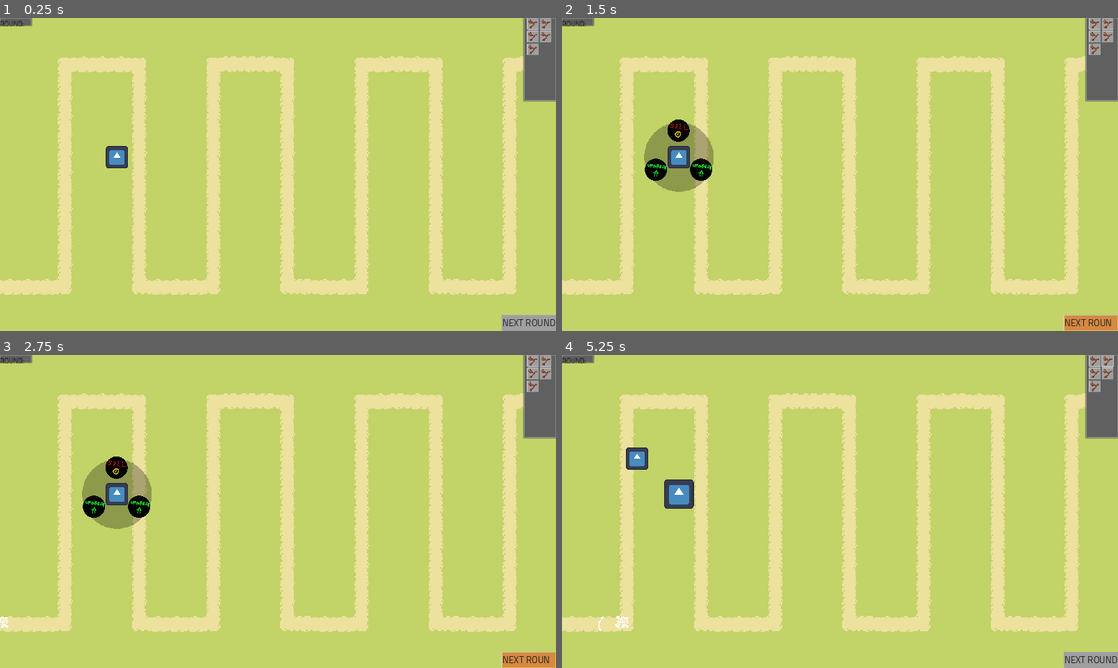
Above: before the commit, frames 1-4 (two rows, left to right).
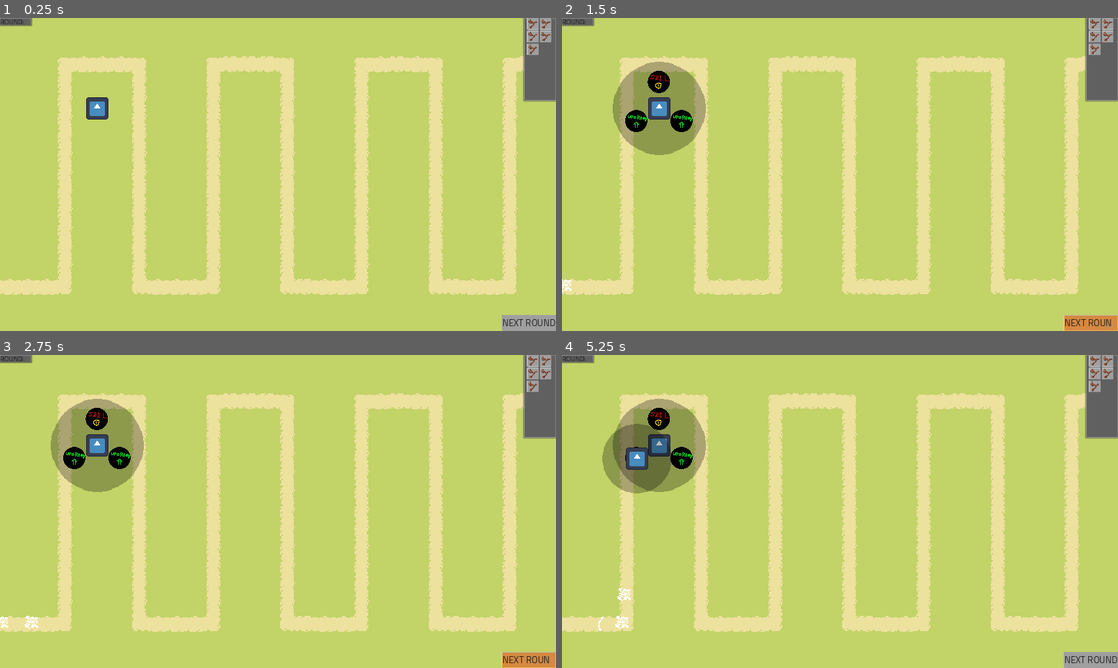
Above: after the commit, the same moments.

Repository: MindVisceral/BoneTD
Game: Godot game, scene res://Levels/Level1/Level1.tscn
Same seed, same stepped clock (60 frames per second), same inputs: the game is played once before the commit and once after it. This scene is started directly instead of the project's main scene. The engine's default icon, where the game draws it, is replaced by a stand-in: a white triangle on a blue panel in a dark square.
Inputs (mouse positions are in pixels of both pictures, inside the frame that each line leads up to; where the layout moved, square brackets give the same spot in the first picture):
- Up to frame 1 (0.25 s): no input
- Up to frame 2 (1.5 s): click (662, 108) [678, 155] at 0.5 s; click "NEXT ROUND" at 1.25 s
- Up to frame 3 (2.75 s): click "NEXT ROUND" at 2 s
- Up to frame 4 (5.25 s): click (684, 458) [701, 508] at 2.75 s; click (1095, 361) at 3.5 s; click (1106, 361) at 4.25 s; click (634, 458) at 5.02 s

The runs differ from the first frame. In frame 1, 0.6% of the frame differs, in the area x 0-23%, y 0-48%; in frame 2, 4.9%; in frame 3, 4.9%, in the area x 0-28%, y 0-88%; in frame 4, 4.5%.
Error after the commit: Cannot call method 'instantiate' on a null value. (res://Entities/Towers/BaseTower/BaseTower.gd:415)

Commit message:
Tower's Enemy prediction system - prototype

Diff:
--- a/Entities/Enemies/BaseEnemy/BaseEnemy.gd
+++ b/Entities/Enemies/BaseEnemy/BaseEnemy.gd
@@ -39,6 +39,21 @@
 
 
 ###-------------------------------------------------------------------------###
+##### Regular variables
+###-------------------------------------------------------------------------###
+
+## The Enemy's position last frame. Used to calculate the 'direction' variable.
+var position_last_frame: Vector2
+
+## The Enemy's direction of movement. Required for the right Enemy 'rotation' sprite to be used.
+var direction: Vector2 = Vector2.ZERO
+
+## The Enemy's velocity. Used, along with the 'direction' variable, by Towers to predict
+## the Enemy's position. This allows Towers that shoot projectiles to hit Enemies more reliably.
+var velocity: Vector2 = Vector2.ZERO
+
+
+###-------------------------------------------------------------------------###
 ##### Misc. variables
 ###-------------------------------------------------------------------------###
 
@@ -47,18 +62,48 @@
 var enemy_wave: BaseWave
 
 
+###-------------------------------------------------------------------------###
+##### Setup functions
+###-------------------------------------------------------------------------###
+
 func _ready() -> void:
 	apply_stats()
+
+	## Update 'position_last_frame' variable.
+	position_last_frame = self.global_position
 
 ## When this Enemy is ready, apply their Exported Stats to Actual Stats
 func apply_stats() -> void:
 	current_health = max_health
 
 
+###-------------------------------------------------------------------------###
+##### Movement
+###-------------------------------------------------------------------------###
+
+## The Enemy's movement behaviour.
 func _physics_process(delta: float) -> void:
 	## Move the Enemy along the Level's path
 	progress += speed * delta
 
+	## Calculate the Enemy's movement direction (and velocity).
+	## To get 'direction', we create a Vector2 out of
+	## the Enemy's current position and their position last frame.
+	#
+	## Find the 'direction' vector, which is just a vector
+	## pointing from position_last_frame to position_this_frame
+	direction = self.global_position - position_last_frame
+	direction.normalized()
+
+	## HERE: I'm not sure if this even works!
+	## Calculate velocity from the Enemy's direction and speed, taking delta into account.
+	## NOTE: That part in parentheses must be the same as the Enemy's 'progress' line above.
+	#velocity = direction * (speed * delta)
+	velocity = direction * speed
+	print("Enemy velocity: ", velocity)
+
+
+	## NOTE, HERE: This is checked every frame, so performance may take a hit.
 	## When the Enemy reaches the end of the Path...
 	if is_equal_approx(progress_ratio, 1):
 		## Player loses health equal to this Enemy's damage value.
@@ -68,6 +113,27 @@
 		death()
 
 
+	## Update 'position_last_frame' so it can be used next frame.
+	position_last_frame = self.global_position
+
+
+###-------------------------------------------------------------------------###
+##### Visuals
+###-------------------------------------------------------------------------###
+
+## Enemy's visual updates.
+func _process(delta: float) -> void:
+	update_sprite()
+
+## Use the right sprite depending on the Enemy's movement direction.
+func update_sprite() -> void:
+	pass
+
+
+###-------------------------------------------------------------------------###
+##### Taking damage and death
+###-------------------------------------------------------------------------###
+
 ## This Enemy has been hit, time to take some Damage
 func receive_DamageData(damageData: DamageData) -> void:
 	## Lose some Health
@@ -76,6 +142,7 @@
 	## If health is all gone, time to die.
 	if current_health <= 0:
 		death()
+
 
 
 ## Make the Enemy die
--- a/Entities/Towers/BaseTower/BaseTower.gd
+++ b/Entities/Towers/BaseTower/BaseTower.gd
@@ -225,13 +225,26 @@
 
 	## NOTE: I'm not sure what point this 'tower_rotates_to_enemy' variable serves.
 
+	## NOTE: All of this should be rewritten so Towers are always pointing at the nearest Enemy
+
 
 	## If this Tower is set to rotate to look at the Enemy,
 	## get the angle between the Tower and its Target (in radians).
 	## The Bullet will inherit the Tower's rotation.
 	if tower_rotates_to_enemy == true:
+		## HERE: TEMPORARY - a prototype for shootng where the Enemy will be, not where they are
+		## We need the distance between this Tower and the Target for better predictions
+		var distance_to_target: float = \
+			self.global_position.distance_to(current_target.global_position)
+
+
 		angle_to_current_target = \
-			self.global_position.angle_to_point(current_target.global_position)
+			#self.global_position.angle_to_point(current_target.global_position)
+
+
+			## HERE: TEMPORARY - a prototype for shootng where the Enemy will be, not where they are
+			self.global_position.angle_to_point(current_target.global_position + \
+				current_target.velocity * (distance_to_target / bullet_speed))
 
 
 	## Otherwise get the angle between the Tower's BulletSpawnPoint and its Target (in radians).
--- /dev/null
+++ b/Entities/Towers/GunTurret/GunTurret.tscn
@@ -0,0 +1,22 @@
+[gd_scene load_steps=3 format=3 uid="uid://sgh3hg5h60t7"]
+
+[ext_resource type="PackedScene" uid="uid://u1qyk1m1yco0" path="res://Entities/Towers/BaseTower/BaseTower.tscn" id="1_spxrn"]
+
+[sub_resource type="CircleShape2D" id="CircleShape2D_jcc3p"]
+radius = 40.0
+
+[node name="GunTurret" instance=ExtResource("1_spxrn")]
+shot_delay = 2.5
+
+[node name="TowerRangeVisuals" parent="." index="0"]
+visible = true
+scale = Vector2(0.625, 0.625)
+
+[node name="Collider" parent="TowerRange" index="0"]
+shape = SubResource("CircleShape2D_jcc3p")
+
+[node name="ShotDelayTimer" parent="." index="5"]
+wait_time = 2.5
+
+[editable path="RadialTowerSelection"]
+[editable path="TowerRange"]
--- a/Levels/Level1/Level1.tscn
+++ b/Levels/Level1/Level1.tscn
@@ -1,12 +1,13 @@
-[gd_scene load_steps=19 format=3 uid="uid://iq4hunaccf0"]
+[gd_scene load_steps=20 format=3 uid="uid://iq4hunaccf0"]
 
 [ext_resource type="Texture2D" uid="uid://il6gwq8g1ja1" path="res://Levels/Level1/level1_tileset.png" id="1_4wrf1"]
 [ext_resource type="PackedScene" uid="uid://deff34inq0ldo" path="res://Levels/LevelStats.tscn" id="1_luyuo"]
 [ext_resource type="PackedScene" uid="uid://xau7xbcers41" path="res://Levels/RoundHandler.tscn" id="2_7b7bi"]
 [ext_resource type="PackedScene" uid="uid://5q3j0jjqbwtm" path="res://Levels/Rounds/BaseRound.tscn" id="3_gmuuh"]
 [ext_resource type="PackedScene" uid="uid://ixusat1leq8h" path="res://Levels/TowerHandler.tscn" id="4_6772l"]
-[ext_resource type="PackedScene" uid="uid://cqmttjx0vrf5k" path="res://Entities/Towers/StickGuy/StickGuy.tscn" id="5_0yo07"]
 [ext_resource type="PackedScene" uid="uid://cbdr67v8qd072" path="res://Entities/Towers/StickGuy/StickGuySelectButton.tscn" id="6_4qvdn"]
+[ext_resource type="PackedScene" uid="uid://3ob5n3fq12o6" path="res://Entities/Enemies/CarpalsEnemy/CarpalsEnemy.tscn" id="7_pr6bl"]
+[ext_resource type="PackedScene" uid="uid://sgh3hg5h60t7" path="res://Entities/Towers/GunTurret/GunTurret.tscn" id="7_yjany"]
 
 [sub_resource type="NavigationPolygon" id="NavigationPolygon_2vxpa"]
 vertices = PackedVector2Array(8, 8, -8, 8, -8, -8, 8, -8)
@@ -452,16 +453,23 @@
 number_of_rounds = 3
 
 [node name="BaseRound" parent="RoundHandler" instance=ExtResource("3_gmuuh")]
+waves_in_order = Array[int]([0])
 
 [node name="TowerHandler" parent="." instance=ExtResource("4_6772l")]
 
-[node name="StickGuy" parent="TowerHandler" node_paths=PackedStringArray("tower_handler") instance=ExtResource("5_0yo07")]
-position = Vector2(101, 120)
+[node name="BaseTower" parent="TowerHandler" node_paths=PackedStringArray("tower_handler") instance=ExtResource("7_yjany")]
+position = Vector2(84, 78)
 tower_handler = NodePath("..")
+shot_delay = 1.5
+bullet_speed = 100
+bullet_damage = 0
 
 [node name="MovementPath" type="Path2D" parent="."]
 z_index = 1
 curve = SubResource("Curve2D_ja27w")
+
+[node name="CarpalsEnemy" parent="MovementPath" instance=ExtResource("7_pr6bl")]
+position = Vector2(-26, 232)
 
 [node name="LevelCamera" type="Camera2D" parent="."]
 anchor_mode = 0
@@ -490,8 +498,11 @@
 
 [node name="Label" type="Label" parent="GUI/TemporaryGUI/InfoPanel"]
 layout_mode = 1
-offset_right = 68.0
-offset_bottom = 23.0
+anchors_preset = 15
+anchor_right = 1.0
+anchor_bottom = 1.0
+grow_horizontal = 2
+grow_vertical = 2
 text = "ROUND: "
 
 [node name="TowerPlacementUI" type="Panel" parent="GUI/TemporaryGUI"]
--- a/UI/MainMenu/MainMenu.tscn
+++ b/UI/MainMenu/MainMenu.tscn
@@ -60,163 +60,6 @@
 offset_right = 40.0
 offset_bottom = 40.0
 
-[node name="DraggableMainMenu" parent="Menus" instance=ExtResource("1_genn2")]
-custom_minimum_size = Vector2(300, 450)
-layout_mode = 1
-anchor_left = 0.422
-anchor_top = 0.292
-anchor_right = 0.578
-anchor_bottom = 0.708
-offset_left = 793.12
-offset_top = 303.32
-offset_right = 1086.88
-offset_bottom = 736.68
-grow_vertical = 2
-
-[node name="Label" parent="Menus/DraggableMainMenu" index="1"]
-text = "Main Menu"
-
-[node name="DragButtonTop" parent="Menus/DraggableMainMenu" index="2"]
-anchors_preset = -1
-anchor_bottom = 0.067
-offset_bottom = -0.150002
-
-[node name="DragButtonBottom" parent="Menus/DraggableMainMenu" index="3"]
-anchors_preset = -1
-anchor_top = 0.933
-offset_top = 0.149994
-
-[node name="VSubPanelContainer" type="VBoxContainer" parent="Menus/DraggableMainMenu"]
-layout_mode = 1
-anchors_preset = -1
-anchor_right = 1.0
-anchor_bottom = 1.0
-offset_left = 8.0
-offset_top = 33.0
-offset_right = -8.0
-offset_bottom = -33.0
-grow_horizontal = 2
-grow_vertical = 2
-theme_override_constants/separation = 16
-
-[node name="PlayDarkSubPanel" type="Panel" parent="Menus/DraggableMainMenu/VSubPanelContainer"]
-layout_mode = 2
-size_flags_vertical = 3
-size_flags_stretch_ratio = 0.22
-theme_type_variation = &"DarkPanel"
-
-[node name="VBoxContainer" type="VBoxContainer" parent="Menus/DraggableMainMenu/VSubPanelContainer/PlayDarkSubPanel"]
-layout_mode = 1
-anchors_preset = -1
-anchor_right = 1.0
-anchor_bottom = 1.0
-offset_left = 8.0
-offset_top = 8.0
-offset_right = -8.0
-offset_bottom = -8.0
-grow_horizontal = 2
-grow_vertical = 2
-auto_translate = false
-localize_numeral_system = false
-mouse_filter = 2
-
-[node name="PlayButton" type="Button" parent="Menus/DraggableMainMenu/VSubPanelContainer/PlayDarkSubPanel/VBoxContainer"]
-layout_mode = 2
-focus_mode = 0
-theme_type_variation = &"RedButton"
-action_mode = 0
-text = "PLAY"
-
-[node name="OtherDarkSubPanel" type="Panel" parent="Menus/DraggableMainMenu/VSubPanelContainer"]
-layout_mode = 2
-size_flags_vertical = 3
-size_flags_stretch_ratio = 0.7
-theme_type_variation = &"DarkPanel"
-
-[node name="VBoxContainer" type="VBoxContainer" parent="Menus/DraggableMainMenu/VSubPanelContainer/OtherDarkSubPanel"]
-layout_mode = 1
-anchors_preset = -1
-anchor_right = 1.0
-anchor_bottom = 1.0
-offset_left = 8.0
-offset_top = 8.0
-offset_right = -8.0
-offset_bottom = -8.0
-grow_horizontal = 2
-grow_vertical = 2
-theme_override_constants/separation = 6
-
-[node name="SettingsButton" type="Button" parent="Menus/DraggableMainMenu/VSubPanelContainer/OtherDarkSubPanel/VBoxContainer"]
-layout_mode = 2
-focus_mode = 0
-action_mode = 0
-text = "Settings"
-
-[node name="CreditsButton" type="Button" parent="Menus/DraggableMainMenu/VSubPanelContainer/OtherDarkSubPanel/VBoxContainer"]
-layout_mode = 2
-focus_mode = 0
-action_mode = 0
-text = "Credits
-"
-
-[node name="ExitDarkSubPanel" type="Panel" parent="Menus/DraggableMainMenu/VSubPanelContainer"]
-layout_mode = 2
-size_flags_vertical = 3
-size_flags_stretch_ratio = 0.22
-theme_type_variation = &"DarkPanel"
-
-[node name="VBoxContainer" type="VBoxContainer" parent="Menus/DraggableMainMenu/VSubPanelContainer/ExitDarkSubPanel"]
-layout_mode = 1
-anchors_preset = -1
-anchor_right = 1.0
-anchor_bottom = 1.0
-offset_left = 8.0
-offset_top = 8.0
-offset_right = -8.0
-offset_bottom = -8.0
-grow_horizontal = 2
-grow_vertical = 2
-theme_override_constants/separation = 6
-
-[node name="ExitButton" type="Button" parent="Menus/DraggableMainMenu/VSubPanelContainer/ExitDarkSubPanel/VBoxContainer"]
-layout_mode = 2
-focus_mode = 0
-theme_type_variation = &"RedButton"
-action_mode = 0
-text = "Exit
-"
-
-[node name="DraggableSettingsMenu" parent="Menus" instance=ExtResource("1_genn2")]
-visible = false
-custom_minimum_size = Vector2(300, 450)
-layout_mode = 1
-anchor_right = 0.156
-anchor_bottom = 0.417
-offset_right = 293.76
-offset_bottom = 433.32
-
-[node name="DragButtonTop" parent="Menus/DraggableSettingsMenu" index="2"]
-anchors_preset = -1
-anchor_bottom = 0.067
-offset_bottom = -0.150002
-
-[node name="DragButtonBottom" parent="Menus/DraggableSettingsMenu" index="3"]
-anchors_preset = -1
-anchor_top = 0.933
-offset_top = 28.15
-
-[node name="ReturnButton" type="Button" parent="Menus/DraggableSettingsMenu"]
-layout_mode = 1
-anchors_preset = -1
-anchor_left = 0.193
-anchor_top = 0.231
-anchor_right = 0.757
-anchor_bottom = 0.631
-offset_left = 0.0999985
-offset_top = 0.0499954
-offset_right = -0.100006
-offset_bottom = 0.0499878
-
 [node name="DraggableCreditsMenu" parent="Menus" instance=ExtResource("1_genn2")]
 custom_minimum_size = Vector2(1200, 650)
 layout_mode = 1
@@ -298,13 +141,172 @@
 [center][b]Inspirations/References[/b][/center]
 	Main Menu - heavily based on [url=https://factorio.com/]Factorio[/url] Main Menu and website"
 
+[node name="DraggableMainMenu" parent="Menus" instance=ExtResource("1_genn2")]
+custom_minimum_size = Vector2(300, 450)
+layout_mode = 1
+anchor_left = 0.422
+anchor_top = 0.292
+anchor_right = 0.578
+anchor_bottom = 0.708
+offset_left = 793.12
+offset_top = 303.32
+offset_right = 1086.88
+offset_bottom = 736.68
+grow_vertical = 2
+
+[node name="Label" parent="Menus/DraggableMainMenu" index="1"]
+text = "Main Menu"
+
+[node name="DragButtonTop" parent="Menus/DraggableMainMenu" index="2"]
+anchors_preset = -1
+anchor_bottom = 0.067
+offset_bottom = -0.150002
+
+[node name="DragButtonBottom" parent="Menus/DraggableMainMenu" index="3"]
+anchors_preset = -1
+anchor_top = 0.933
+offset_top = 0.149994
+
+[node name="VSubPanelContainer" type="VBoxContainer" parent="Menus/DraggableMainMenu"]
+layout_mode = 1
+anchors_preset = -1
+anchor_right = 1.0
+anchor_bottom = 1.0
+offset_left = 8.0
+offset_top = 33.0
+offset_right = -8.0
+offset_bottom = -33.0
+grow_horizontal = 2
+grow_vertical = 2
+theme_override_constants/separation = 16
+
+[node name="PlayDarkSubPanel" type="Panel" parent="Menus/DraggableMainMenu/VSubPanelContainer"]
+layout_mode = 2
+size_flags_vertical = 3
+size_flags_stretch_ratio = 0.22
+theme_type_variation = &"DarkPanel"
+
+[node name="VBoxContainer" type="VBoxContainer" parent="Menus/DraggableMainMenu/VSubPanelContainer/PlayDarkSubPanel"]
+layout_mode = 1
+anchors_preset = -1
+anchor_right = 1.0
+anchor_bottom = 1.0
+offset_left = 8.0
+offset_top = 8.0
+offset_right = -8.0
+offset_bottom = -8.0
+grow_horizontal = 2
+grow_vertical = 2
+auto_translate = false
+localize_numeral_system = false
+mouse_filter = 2
+
+[node name="PlayButton" type="Button" parent="Menus/DraggableMainMenu/VSubPanelContainer/PlayDarkSubPanel/VBoxContainer"]
+layout_mode = 2
+focus_mode = 0
+theme_type_variation = &"RedButton"
+action_mode = 0
+text = "PLAY"
+
+[node name="OtherDarkSubPanel" type="Panel" parent="Menus/DraggableMainMenu/VSubPanelContainer"]
+layout_mode = 2
+size_flags_vertical = 3
+size_flags_stretch_ratio = 0.7
+theme_type_variation = &"DarkPanel"
+
+[node name="VBoxContainer" type="VBoxContainer" parent="Menus/DraggableMainMenu/VSubPanelContainer/OtherDarkSubPanel"]
+layout_mode = 1
+anchors_preset = -1
+anchor_right = 1.0
+anchor_bottom = 1.0
+offset_left = 8.0
+offset_top = 8.0
+offset_right = -8.0
+offset_bottom = -8.0
+grow_horizontal = 2
+grow_vertical = 2
+theme_override_constants/separation = 6
+
+[node name="SettingsButton" type="Button" parent="Menus/DraggableMainMenu/VSubPanelContainer/OtherDarkSubPanel/VBoxContainer"]
+layout_mode = 2
+focus_mode = 0
+action_mode = 0
+text = "Settings"
+
+[node name="CreditsButton" type="Button" parent="Menus/DraggableMainMenu/VSubPanelContainer/OtherDarkSubPanel/VBoxContainer"]
+layout_mode = 2
+focus_mode = 0
+action_mode = 0
+text = "Credits
+"
+
+[node name="ExitDarkSubPanel" type="Panel" parent="Menus/DraggableMainMenu/VSubPanelContainer"]
+layout_mode = 2
+size_flags_vertical = 3
+size_flags_stretch_ratio = 0.22
+theme_type_variation = &"DarkPanel"
+
+[node name="VBoxContainer" type="VBoxContainer" parent="Menus/DraggableMainMenu/VSubPanelContainer/ExitDarkSubPanel"]
+layout_mode = 1
+anchors_preset = -1
+anchor_right = 1.0
+anchor_bottom = 1.0
+offset_left = 8.0
+offset_top = 8.0
+offset_right = -8.0
+offset_bottom = -8.0
+grow_horizontal = 2
+grow_vertical = 2
+theme_override_constants/separation = 6
+
+[node name="ExitButton" type="Button" parent="Menus/DraggableMainMenu/VSubPanelContainer/ExitDarkSubPanel/VBoxContainer"]
+layout_mode = 2
+focus_mode = 0
+theme_type_variation = &"RedButton"
+action_mode = 0
+text = "Exit
+"
+
+[node name="DraggableSettingsMenu" parent="Menus" instance=ExtResource("1_genn2")]
+custom_minimum_size = Vector2(300, 450)
+layout_mode = 1
+anchor_right = 0.156
+anchor_bottom = 0.417
+offset_right = 293.76
+offset_bottom = 433.32
+
+[node name="Label" parent="Menus/DraggableSettingsMenu" index="1"]
+text = "Settings"
+
+[node name="DragButtonTop" parent="Menus/DraggableSettingsMenu" index="2"]
+anchors_preset = -1
+anchor_bottom = 0.067
+offset_bottom = -0.150002
+
+[node name="DragButtonBottom" parent="Menus/DraggableSettingsMenu" index="3"]
+anchors_preset = -1
+anchor_top = 0.933
+offset_top = 28.15
+
+[node name="ReturnButton" type="Button" parent="Menus/DraggableSettingsMenu"]
+layout_mode = 1
+anchors_preset = -1
+anchor_left = 0.193
+anchor_top = 0.231
+anchor_right = 0.757
+anchor_bottom = 0.631
+offset_left = 0.0999985
+offset_top = 0.0499954
+offset_right = -0.100006
+offset_bottom = 0.0499878
+
+[connection signal="pressed" from="Menus/DraggableCreditsMenu/ReturnButton" to="MainMenuManager" method="_return_pressed"]
 [connection signal="pressed" from="Menus/DraggableMainMenu/VSubPanelContainer/PlayDarkSubPanel/VBoxContainer/PlayButton" to="MainMenuManager" method="_play_pressed"]
 [connection signal="pressed" from="Menus/DraggableMainMenu/VSubPanelContainer/OtherDarkSubPanel/VBoxContainer/SettingsButton" to="MainMenuManager" method="_settings_pressed"]
 [connection signal="pressed" from="Menus/DraggableMainMenu/VSubPanelContainer/OtherDarkSubPanel/VBoxContainer/CreditsButton" to="MainMenuManager" method="_credits_pressed"]
 [connection signal="pressed" from="Menus/DraggableMainMenu/VSubPanelContainer/ExitDarkSubPanel/VBoxContainer/ExitButton" to="MainMenuManager" method="_exit_pressed"]
 [connection signal="pressed" from="Menus/DraggableSettingsMenu/ReturnButton" to="MainMenuManager" method="_return_pressed"]
-[connection signal="pressed" from="Menus/DraggableCreditsMenu/ReturnButton" to="MainMenuManager" method="_return_pressed"]
-
+
+[editable path="Menus/DraggableCreditsMenu"]
 [editable path="Menus/DraggableMainMenu"]
 [editable path="Menus/DraggableSettingsMenu"]
-[editable path="Menus/DraggableCreditsMenu"]
